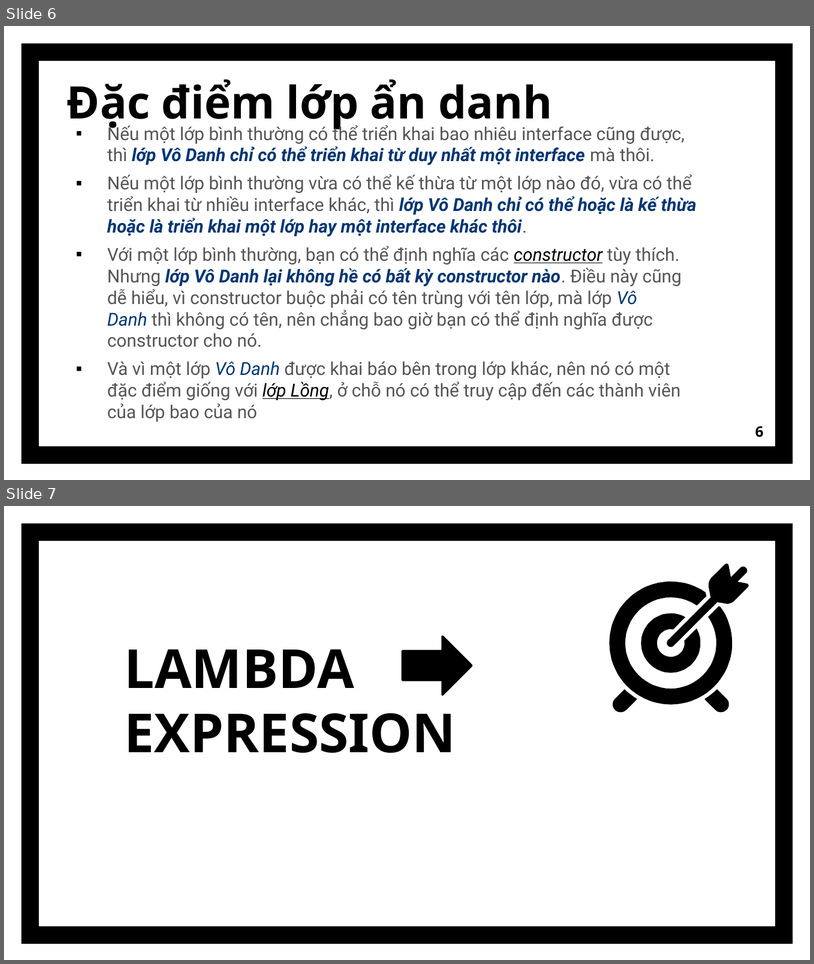
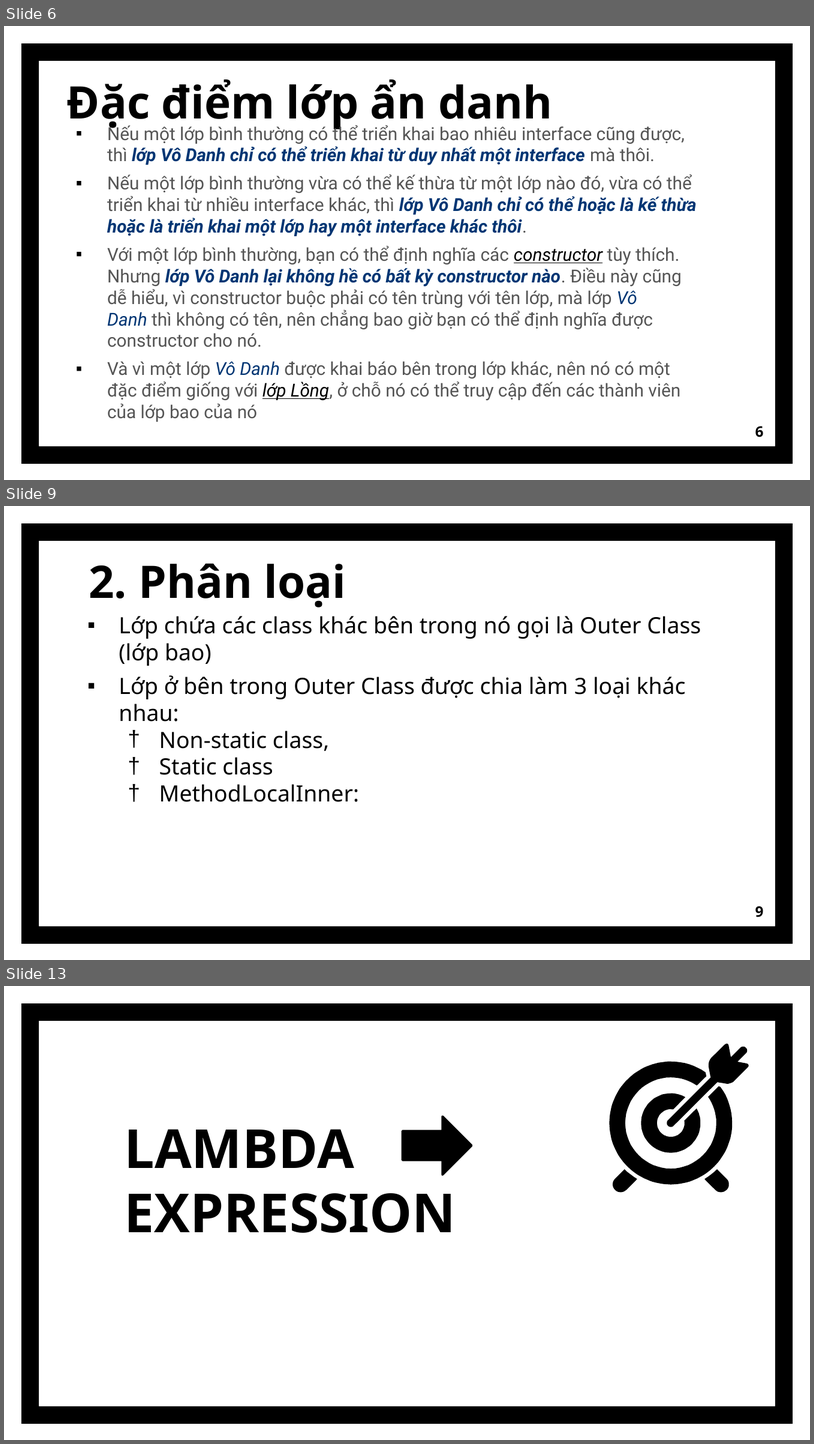
Before and after one commit to GiaHao810/Nhom3, a slide deck: ProjectNhom3/src/baocaogiuaki/lambda/Lambda.pptx. Shown one above the other, each under a label of ours: slides 6 and 7 before the commit, slides 6, 9 and 13 after it; the slides between them are not shown. The pictures are 814x964 and 814x1444 pixels, drawn with LibreOffice and Linux fonts; fonts in the diff are those of the drawing. Boxes give left, top, right and bottom in pixels: in the first picture for what was removed or moved away, otherwise in the second. Text is boxed around its words. In the diff, an @@ line names an element or a change of style, - is before the commit and + after.

```diff
--- a/ProjectNhom3/src/baocaogiuaki/lambda/Lambda.pptx
+++ b/ProjectNhom3/src/baocaogiuaki/lambda/Lambda.pptx
@@ slide 9 added at (x1=4, y1=506, x2=810, y2=960), background #FFFFFF; not listed: 1 template element that a slide beside it also shows @@
@@ title added at (x1=89, y1=563, x2=347, y2=607), 40 pt, text #000000, bold @@
+2. Phân loại
@@ text added at (x1=119, y1=616, x2=701, y2=775), 20 pt, text #000000 @@
+▪ Lớp chứa các class khác bên trong nó gọi là Outer Class (lớp bao)
+▪ Lớp ở bên trong Outer Class được chia làm 3 loại khác nhau:
+  † Non-static class,
+  † Static class
+  † MethodLocalInner:
@@ page number added at (x1=756, y1=906, x2=764, y2=917), 13 pt, text #000000, bold @@
+9
@@ what was slide 7 is now slide 13 @@
```
Also in this commit, not shown: 7 other slides added, 2 slides removed, 3 other files.
